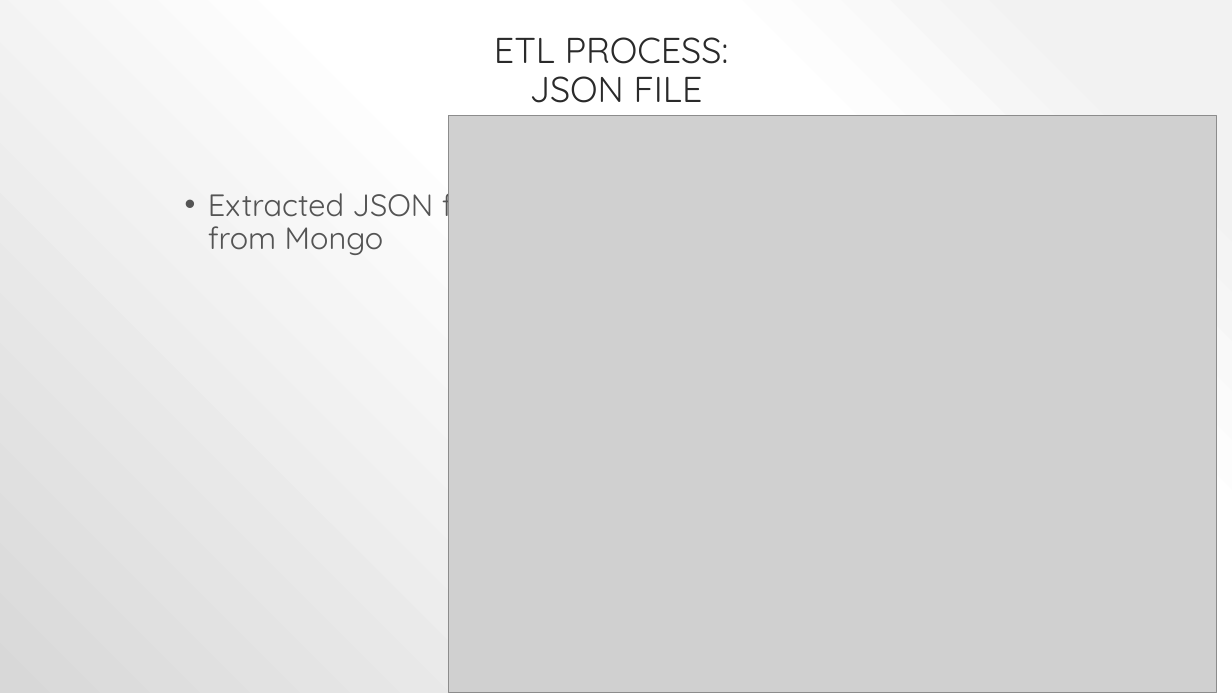
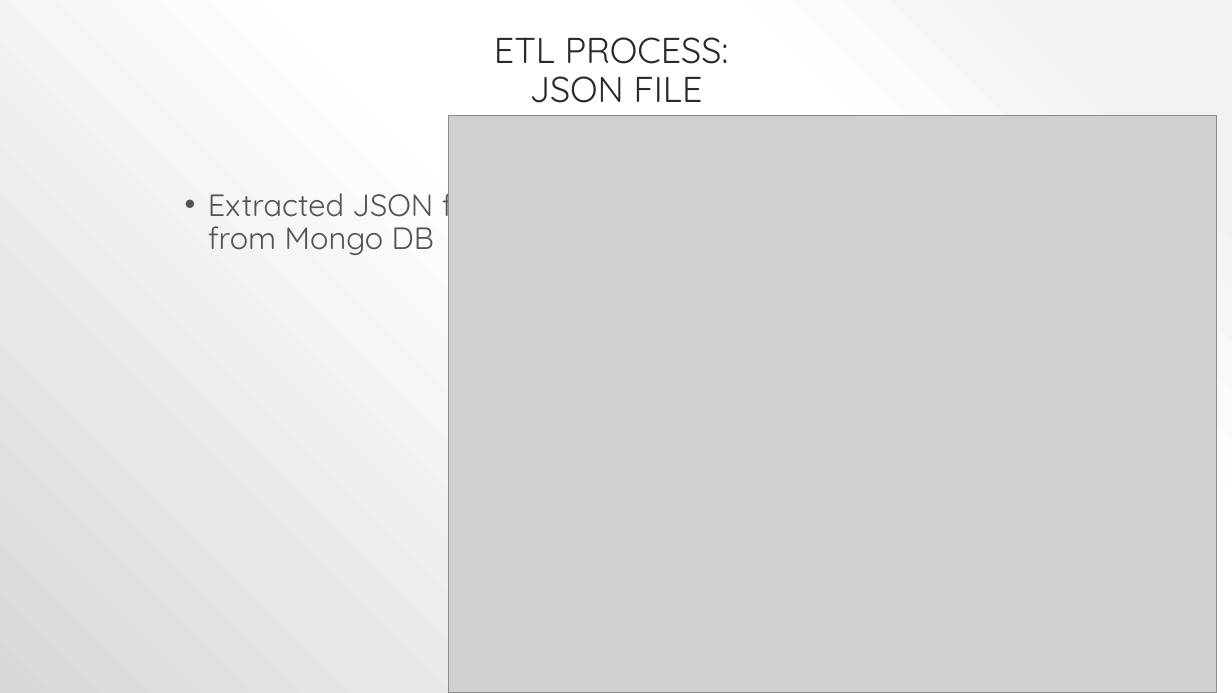
Before and after one commit to zacohen/PokemonGO, a slide deck: slide 5 of If I Was a Pokémon (1).pptx. Drawn at 1232x693 pixels with LibreOffice and Linux fonts; fonts in the diff are those of the drawing; grey boxes stand for pictures. Boxes give left, top, right and bottom in pixels: in the first picture for what was removed or moved away, otherwise in the second. Text is boxed around its words. In the diff, an @@ line names an element or a change of style, - is before the commit and + after.

```diff
--- a/If I Was a Pokémon (1).pptx
+++ b/If I Was a Pokémon (1).pptx
@@ text at bbox=[208, 184, 483, 255]: text changed @@
-• Extracted JSON file from Mongo
+• Extracted JSON file from Mongo DB
```
Also in this commit, not shown: 4 other slides changed.
